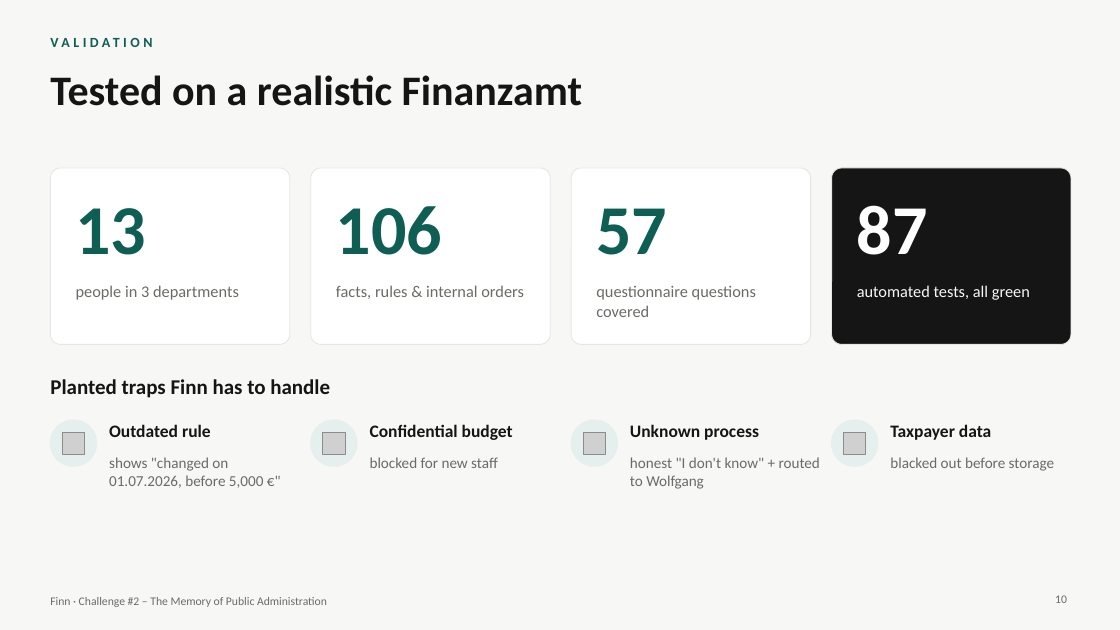
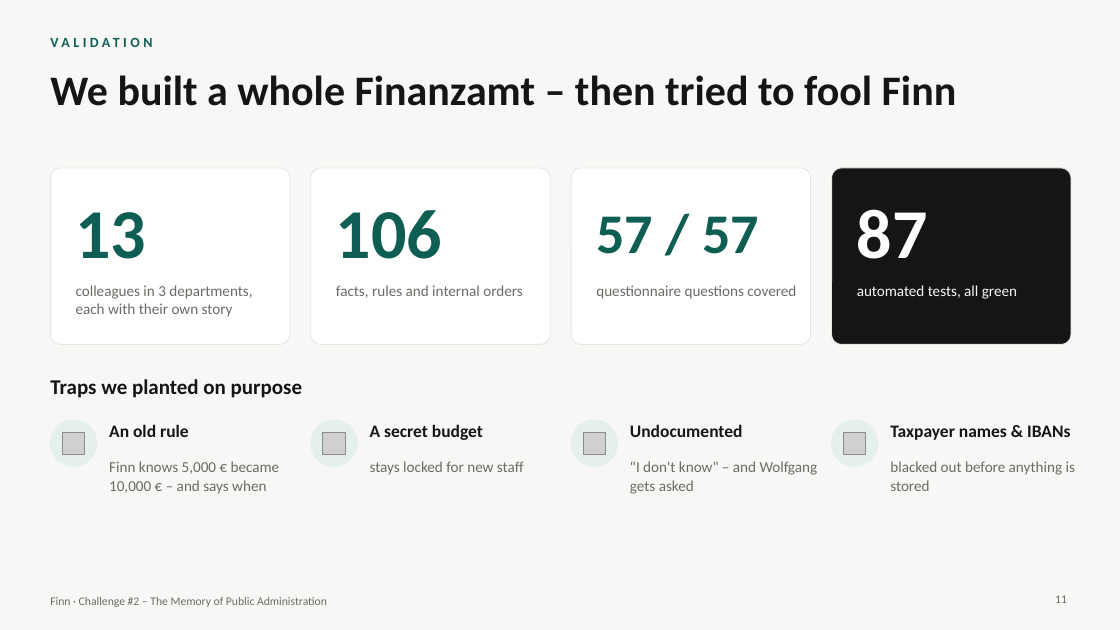
Before and after one commit to Akshai-Athota/MOE, a slide deck: slide 11 of presentation/Finn_Pitch.pptx (slide 10 before the commit). Drawn at 1120x630 pixels with LibreOffice and Linux fonts; fonts in the diff are those of the drawing; grey boxes stand for pictures. Boxes give left, top, right and bottom in pixels: in the first picture for what was removed or moved away, otherwise in the second. Text is boxed around its words. In the diff, an @@ line names an element or a change of style, - is before the commit and + after.

```diff
--- a/presentation/Finn_Pitch.pptx
+++ b/presentation/Finn_Pitch.pptx
@@ title at box(50, 75, 957, 106): text changed @@
-Tested on a realistic Finanzamt
+We built a whole Finanzamt – then tried to fool Finn
@@ vertical alignment top to middle in 4 elements at box(76, 212, 147, 259), box(336, 210, 442, 259), box(857, 209, 928, 259), box(596, 216, 759, 254) @@
@@ text at box(596, 216, 759, 254): text changed; size 60 to 48 pt @@
-57
+57 / 57
@@ text at box(76, 285, 252, 317): text changed; size 14 to 13 pt @@
-people in 3 departments
+colleagues in 3 departments, each with their own story
@@ text at box(336, 285, 522, 298): text changed; size 14 to 13 pt @@
-facts, rules & internal orders
+facts, rules and internal orders
@@ text "questionnaire questions covered" at box(596, 285, 796, 299): size 14 to 13 pt @@
@@ text "automated tests, all green" at box(857, 285, 1017, 299): size 14 to 13 pt @@
@@ text at box(50, 379, 302, 398): text changed @@
-Planted traps Finn has to handle
+Traps we planted on purpose
@@ text at box(109, 424, 189, 437): text changed @@
-Outdated rule
+An old rule
@@ text at box(370, 424, 483, 440): text changed @@
-Confidential budget
+A secret budget
@@ text at box(630, 424, 743, 437): text changed @@
-Unknown process
+Undocumented
@@ text at box(890, 425, 1070, 440): text changed @@
-Taxpayer data
+Taxpayer names & IBANs
@@ text at box(109, 461, 280, 494): text changed @@
-shows "changed on 01.07.2026, before 5,000 €"
+Finn knows 5,000 € became 10,000 € – and says when
@@ text at box(370, 461, 524, 475): text changed @@
-blocked for new staff
+stays locked for new staff
@@ text at box(630, 461, 818, 494): text changed @@
-honest "I don't know" + routed to Wolfgang
+"I don't know" – and Wolfgang gets asked
@@ text at box(890, 461, 1075, 491): text changed @@
-blacked out before storage
+blacked out before anything is stored
@@ page number at box(1055, 595, 1067, 603): text changed @@
-10
+11
```
Also in this commit, not shown: 4 other slides changed, 5 slides added, 4 slides removed.
